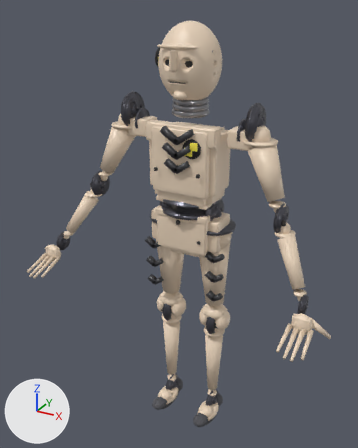
One commit to the FBX model Assets/Art/Characters/HiPoly/Dummy_Mannequin_Orange_Hier_Hi.fbx: the scene before it, then after it.
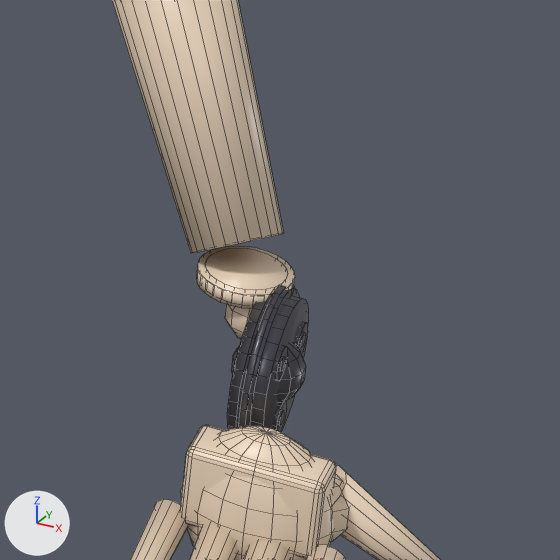
The first picture shows the older version from a 50 mm camera at (0.917, -1.764, 1.864) aimed at (-0.015, -0.07, 1.016). The close-ups show the older and then the newer version on the part from 74% to 96% of the width and 57% to 74% of the height of that picture. Only the edits that show in the close-ups are written down. The axes (+X, +Y, +Z) are drawn at lower left. The lights are the same throughout. The close-ups show mesh edges as thin lines. Vertices at exactly the same position are counted once.

The first close-up shows 'Mesh_Hand_L', 'Mesh_LowerArm_L'.
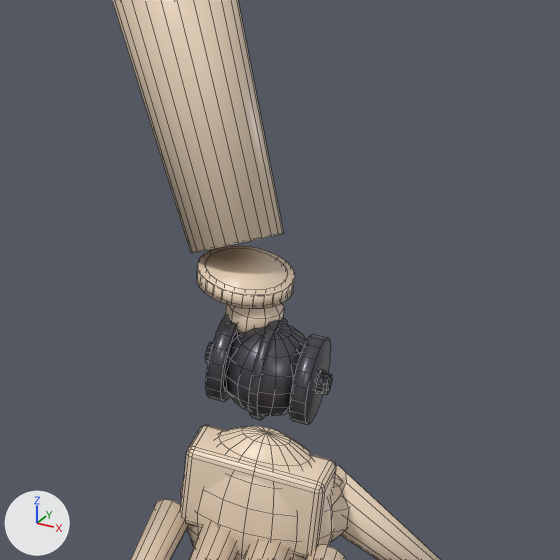
Where the change shows, as pixel boxes (x1, y1, x2, y2) in the close-ups (560 x 560 px):
'Mesh_Hand_L', reshaped: before (131, 285, 440, 560); after (131, 314, 440, 560)
part 1 of me_sphere_015, added: after (225, 323, 307, 416)
part 2 of me_sphere_015, added: after (205, 342, 332, 395)
part 3 of me_sphere_015, added: after (290, 334, 331, 425)
part 4 of me_sphere_015, added: after (206, 314, 237, 402)
part 5 of me_sphere_015, added (mostly hidden): after (224, 333, 237, 391)
part 6 of me_sphere_015, added: after (248, 318, 287, 420)
part 7 of me_sphere_015, added: after (315, 369, 332, 394)
part 8 of me_sphere_015, deleted: before (228, 285, 308, 432)

The change in detail:
me_sphere_015 is used by ob_mesh_hand_l; location (0.569, -0.1848, 0.8569).
me_sphere_015 had 808 vertices, 666 faces and spanned x -0.034..0.116, y -0.207..0.043, z -0.103..0.043.
me_sphere_015 now has 806 vertices, 706 faces and spans x -0.034..0.116, y -0.207..0.026, z -0.103..0.026.
me_sphere_015 part 1: a new loose piece, a UV sphere (16 segments, 8 rings, poles along z) spanning x -0.024..0.024, y -0.024..0.024, z -0.024..0.024, in mat_joint_it (dark grey #595961).
me_sphere_015 part 2: a new loose piece, a 12-sided cylinder along x spanning x -0.031..0.031, y -0.005..0.005, z -0.005..0.005, in mat_joint_it (dark grey #595961).
me_sphere_015 part 3: a new loose piece, an 18-sided cylinder along x spanning x 0.0173..0.025, y -0.0221..0.0221, z -0.0217..0.0217, in mat_joint_it (dark grey #595961).
me_sphere_015 part 4: a new loose piece, an 18-sided cylinder along x spanning x -0.025..-0.0173, y -0.0221..0.0221, z -0.0217..0.0217, in mat_joint_it (dark grey #595961).
me_sphere_015 part 5: a new loose piece, a 14-sided cylinder along x spanning x -0.018..-0.007, y -0.017..0.017, z -0.016..0.016, in mat_joint_it (dark grey #595961).
me_sphere_015 part 6: a new loose piece, an 18-sided cylinder along x spanning x -0.0022..0.0022, y -0.0259..0.0259, z -0.0255..0.0255, in mat_joint_it (dark grey #595961).
me_sphere_015 part 7: a new loose piece, a UV sphere (10 segments, 5 rings, poles along z) spanning x 0.02..0.031, y -0.006..0.006, z -0.006..0.006, in mat_joint_it (dark grey #595961).
me_sphere_015 part 8: 11 loose pieces with 386 vertices, spanning x -0.017..0.017, y -0.043..0.043, z -0.043..0.043, are deleted.
Other edits to the shape of me_sphere_015 do not show in these pictures.
